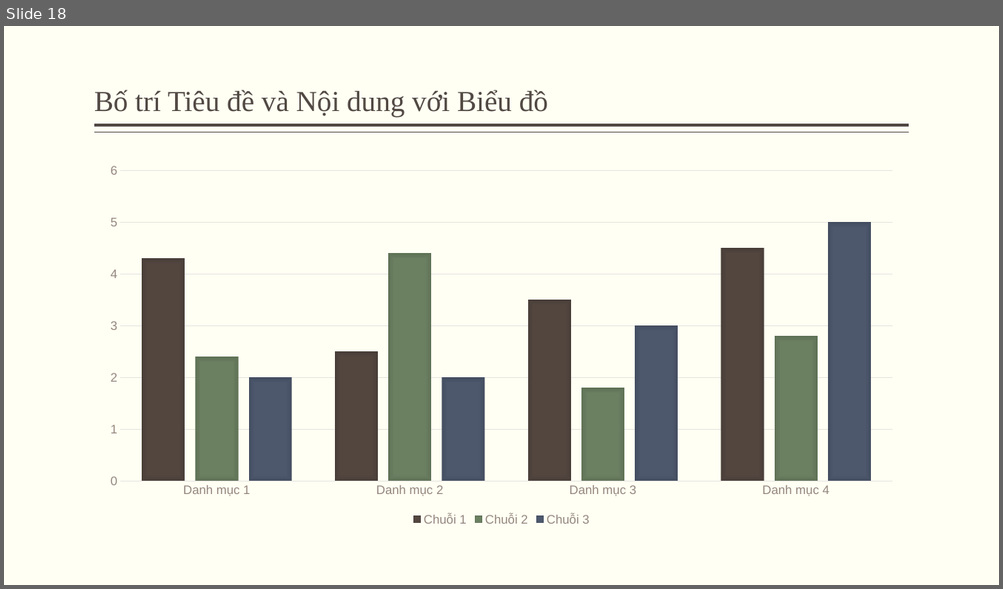
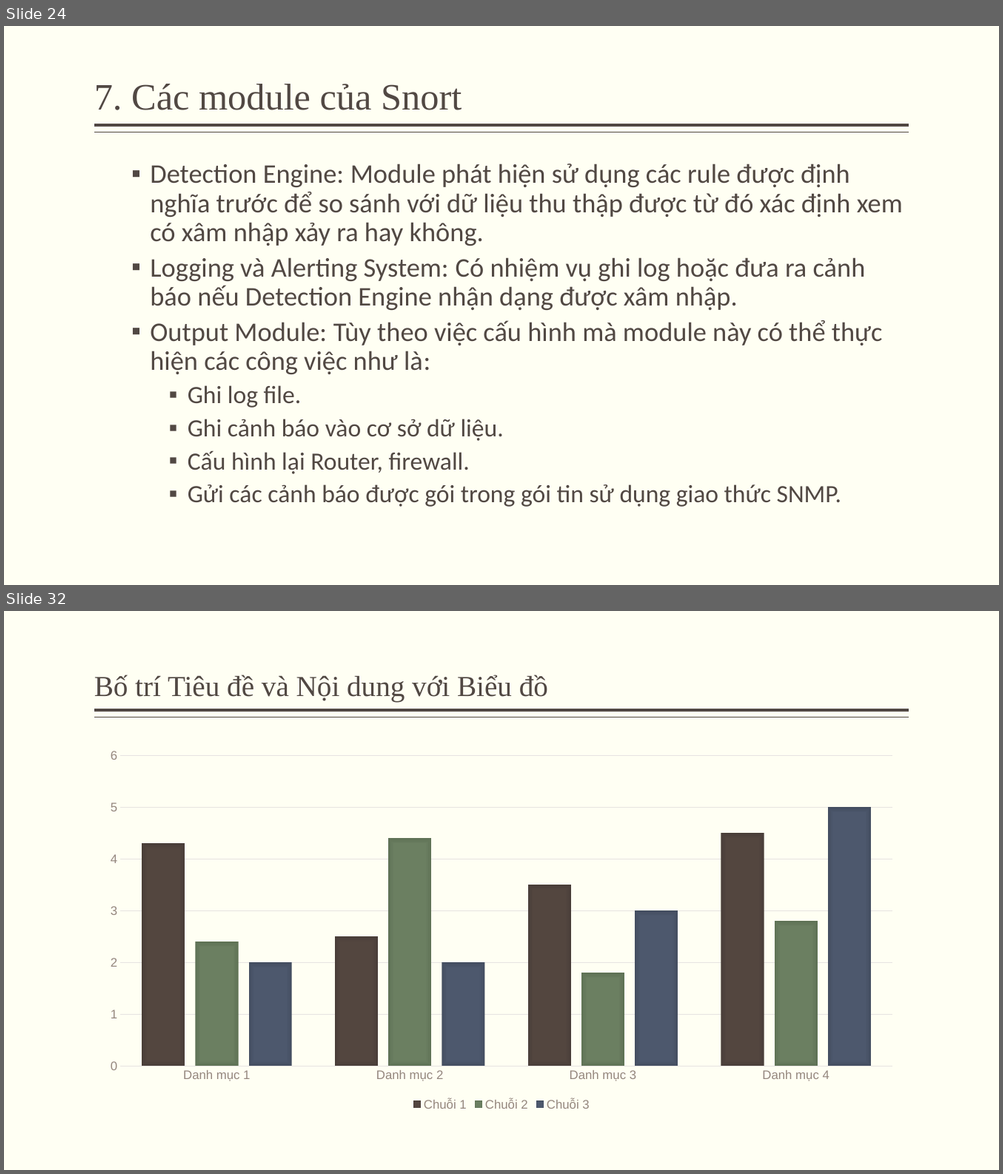
Before and after one commit to minhquan1418/do_an_ATMNC, a slide deck: silde.pptx. Shown one above the other, each under a label of ours: slide 18 before the commit, slides 24 and 32 after it; the slides between them are not shown. The pictures are 1003x589 and 1003x1174 pixels, drawn with LibreOffice and Linux fonts; fonts in the diff are those of the drawing. Boxes give left, top, right and bottom in pixels: in the first picture for what was removed or moved away, otherwise in the second. Text is boxed around its words. In the diff, an @@ line names an element or a change of style, - is before the commit and + after.

```diff
--- a/silde.pptx
+++ b/silde.pptx
@@ slide 24 added at [4,26,999,585], background #FFFFF3; not listed: 2 template elements that a slide beside it also shows @@
@@ title added at [94,84,461,110], 36 pt, text #514843 @@
+7. Các module của Snort
@@ text added at [150,164,902,507], 26 pt, text #514843 @@
+  ▪ Detection Engine: Module phát hiện sử dụng các rule được định nghĩa trước để so sánh với dữ liệu thu thập được từ đó xác định xem có xâm nhập xảy ra hay không.
+  ▪ Logging và Alerting System: Có nhiệm vụ ghi log hoặc đưa ra cảnh báo nếu Detection Engine nhận dạng được xâm nhập.
+  ▪ Output Module: Tùy theo việc cấu hình mà module này có thể thực hiện các công việc như là:
+    ▪ Ghi log file.
+    ▪ Ghi cảnh báo vào cơ sở dữ liệu.
+    ▪ Cấu hình lại Router, firewall.
+    ▪ Gửi các cảnh báo được gói trong gói tin sử dụng giao thức SNMP.
@@ what was slide 18 is now slide 32 @@
```
Also in this commit, not shown: 3 slides changed, 17 other slides added, 4 slides removed, 1 other file.
